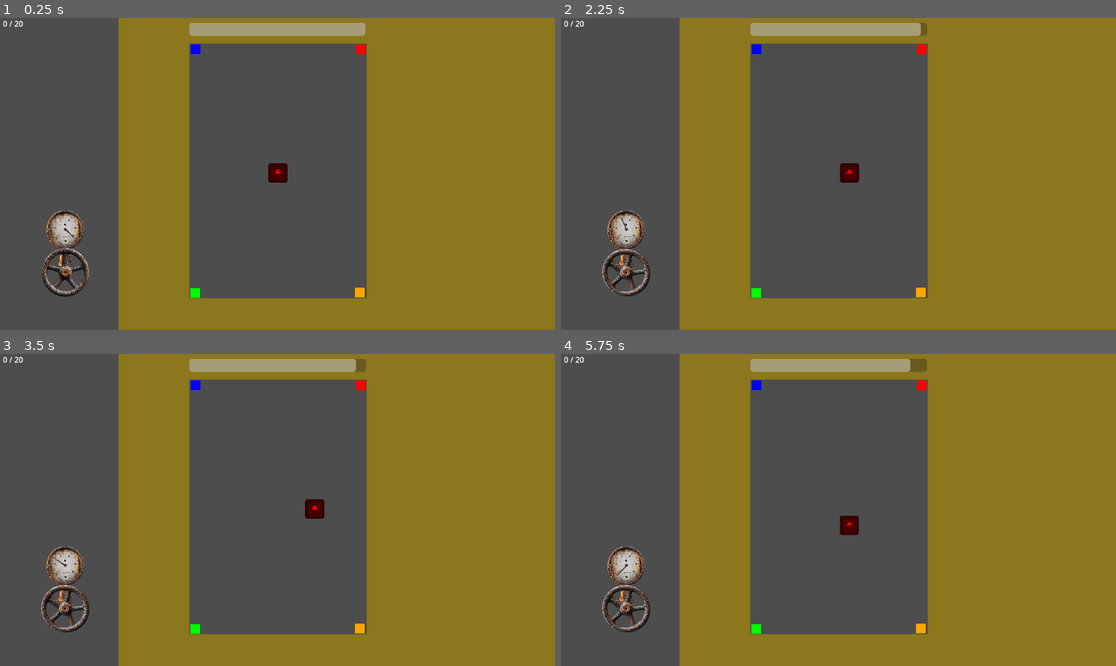
Above: before the commit, frames 1-4 (two rows, left to right).
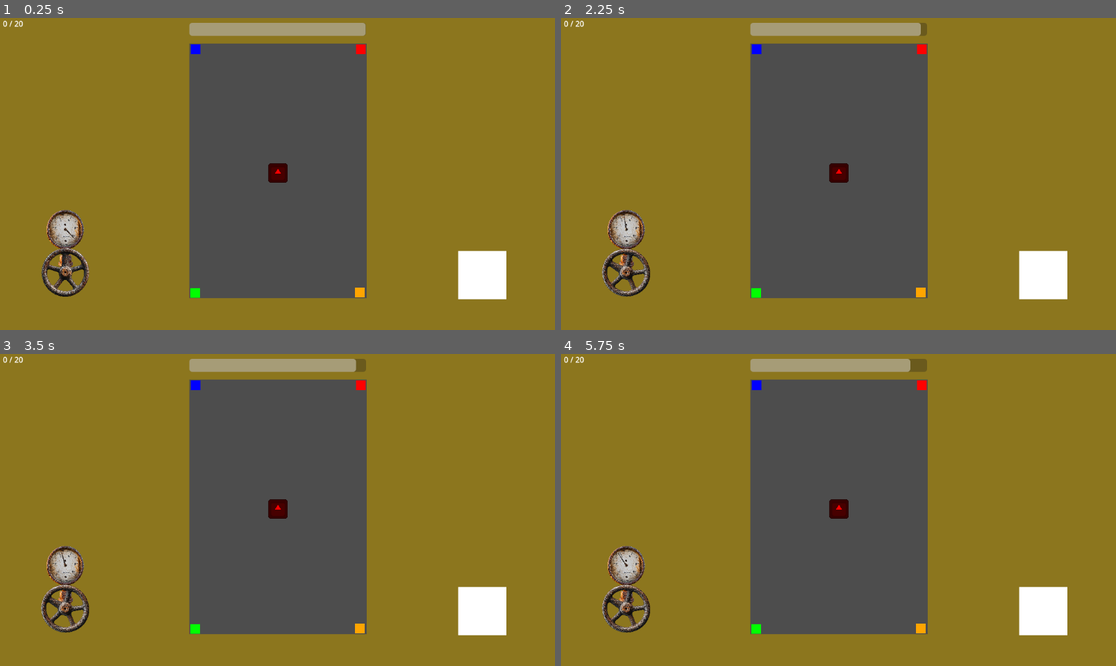
Above: after the commit, the same moments.

Repository: bemotta212/GameJam3
Game: Godot game, scene res://Scenes/level_01.tscn
Same seed, same stepped clock (60 frames per second), same inputs: the game is played once before the commit and once after it. The engine's default icon, where the game draws it, is replaced by a stand-in: a white triangle on a blue panel in a dark square.
Inputs (mouse positions are in pixels of both pictures, inside the frame that each line leads up to):
- Up to frame 1 (0.25 s): no input
- Up to frame 2 (2.25 s): drag from (627, 273) to (755, 49) at 0.52 s; tap Enter at 1.25 s; drag from (727, 189) to (755, 49) at 1.27 s; tap R (Restart, bound only after the commit) at 2 s; move the mouse to (894, 105) at 2.02 s; hold D (Move_right, bound only before the commit) from 2.03 s (still down); click (894, 105) at 2.17 s
- Up to frame 3 (3.5 s): release D (Move_right, bound only before the commit) at 2.75 s; drag from (249, 572) to (360, 385) at 2.77 s
- Up to frame 4 (5.75 s): tap R (Restart, bound only after the commit) at 3.5, 5 s; move the mouse to (1005, 556) at 3.52 s; hold A (Move_left, bound only before the commit) 3.53-4.25 s; click (1005, 556) at 3.67 s; drag from (672, 463) to (755, 628) at 4.27 s; move the mouse to (866, 510) at 5.02 s; hold S (Move_down, bound only before the commit) from 5.03 s (still down); click (866, 510) at 5.17 s

The runs differ from the first frame. In frame 1, 21% of the frame differs, in the area x 0-92%, y 0-100%; in frame 2, 22%; in frame 3, 22%; in frame 4, 22%.

Commit message:
Joystick
O jogador agora controla o personagem usando um joystick virtual com o mouse

Diff:
--- /dev/null
+++ b/iii-game-jam-unisinos/Scenes/dpad.tscn
@@ -0,0 +1,89 @@
+[gd_scene load_steps=6 format=3 uid="uid://dp64ees47b2u1"]
+
+[ext_resource type="Script" path="res://Scripts/D-pad.gd" id="1_glou7"]
+
+[sub_resource type="RectangleShape2D" id="RectangleShape2D_7hgjv"]
+
+[sub_resource type="RectangleShape2D" id="RectangleShape2D_6s73u"]
+
+[sub_resource type="RectangleShape2D" id="RectangleShape2D_w13st"]
+
+[sub_resource type="RectangleShape2D" id="RectangleShape2D_tjaxj"]
+
+[node name="D-pad" type="Node2D"]
+scale = Vector2(2, 2)
+script = ExtResource("1_glou7")
+
+[node name="Up" type="Area2D" parent="."]
+position = Vector2(0, -20)
+
+[node name="CollisionShape2D" type="CollisionShape2D" parent="Up"]
+position = Vector2(0, -10)
+scale = Vector2(1.5, 1.5)
+shape = SubResource("RectangleShape2D_7hgjv")
+
+[node name="Label" type="Label" parent="Up"]
+offset_left = -15.0
+offset_top = -25.0
+offset_right = 15.0
+offset_bottom = 5.0
+text = "^"
+horizontal_alignment = 1
+vertical_alignment = 1
+
+[node name="Down" type="Area2D" parent="."]
+position = Vector2(0, 20)
+
+[node name="CollisionShape2D" type="CollisionShape2D" parent="Down"]
+position = Vector2(0, 10)
+scale = Vector2(1.5, 1.5)
+shape = SubResource("RectangleShape2D_6s73u")
+
+[node name="Label" type="Label" parent="Down"]
+offset_left = -15.0
+offset_top = -5.0
+offset_right = 15.0
+offset_bottom = 25.0
+text = "v
+"
+horizontal_alignment = 1
+vertical_alignment = 1
+
+[node name="Left" type="Area2D" parent="."]
+position = Vector2(-20, 0)
+
+[node name="CollisionShape2D" type="CollisionShape2D" parent="Left"]
+position = Vector2(-10, 0)
+scale = Vector2(1.5, 1.5)
+shape = SubResource("RectangleShape2D_w13st")
+
+[node name="Label" type="Label" parent="Left"]
+offset_left = -25.0
+offset_top = -15.0
+offset_right = 5.0
+offset_bottom = 15.0
+text = "<"
+horizontal_alignment = 1
+vertical_alignment = 1
+
+[node name="Right" type="Area2D" parent="."]
+position = Vector2(20, 0)
+
+[node name="CollisionShape2D" type="CollisionShape2D" parent="Right"]
+position = Vector2(10, 0)
+scale = Vector2(1.5, 1.5)
+shape = SubResource("RectangleShape2D_tjaxj")
+
+[node name="Label" type="Label" parent="Right"]
+offset_left = -5.0
+offset_top = -15.0
+offset_right = 25.0
+offset_bottom = 15.0
+text = ">"
+horizontal_alignment = 1
+vertical_alignment = 1
+
+[connection signal="input_event" from="Up" to="." method="_on_button_up_input_event"]
+[connection signal="input_event" from="Down" to="." method="_on_button_down_input_event"]
+[connection signal="input_event" from="Left" to="." method="_on_button_left_input_event"]
+[connection signal="input_event" from="Right" to="." method="_on_button_right_input_event"]
--- a/iii-game-jam-unisinos/Scenes/joystick.tscn
+++ b/iii-game-jam-unisinos/Scenes/joystick.tscn
@@ -1,62 +1,25 @@
-[gd_scene format=3 uid="uid://dp64ees47b2u1"]
+[gd_scene load_steps=3 format=3 uid="uid://b2fe7va83dnou"]
 
-[node name="Joystick" type="Control"]
-layout_mode = 3
-anchors_preset = 0
-offset_left = 875.0
-offset_top = 383.0
-offset_right = 999.0
-offset_bottom = 507.0
-scale = Vector2(2, 2)
-mouse_filter = 1
+[ext_resource type="Script" path="res://Scripts/joystick.gd" id="1_ppjvo"]
 
-[node name="Left" type="Button" parent="."]
-layout_mode = 1
-anchors_preset = 4
-anchor_top = 0.5
-anchor_bottom = 0.5
-offset_top = -18.5
-offset_right = 36.0
-offset_bottom = 17.5
-grow_vertical = 2
-action_mode = 0
-text = "<"
+[sub_resource type="RectangleShape2D" id="RectangleShape2D_7ac1u"]
+size = Vector2(100, 100)
 
-[node name="Right" type="Button" parent="."]
-layout_mode = 1
-anchors_preset = 6
-anchor_left = 1.0
-anchor_top = 0.5
-anchor_right = 1.0
-anchor_bottom = 0.5
-offset_left = -36.0
-offset_top = -18.0
-offset_bottom = 18.0
-grow_horizontal = 0
-grow_vertical = 2
-text = ">"
+[node name="Joystick" type="Node2D"]
+script = ExtResource("1_ppjvo")
 
-[node name="Up" type="Button" parent="."]
-layout_mode = 1
-anchors_preset = 5
-anchor_left = 0.5
-anchor_right = 0.5
-offset_left = -18.0
-offset_right = 18.0
-offset_bottom = 36.0
-grow_horizontal = 2
-text = "^"
+[node name="Area2D" type="Area2D" parent="."]
 
-[node name="Down" type="Button" parent="."]
-layout_mode = 1
-anchors_preset = 7
-anchor_left = 0.5
-anchor_top = 1.0
-anchor_right = 0.5
-anchor_bottom = 1.0
-offset_left = -18.0
-offset_top = -36.0
-offset_right = 18.0
-grow_horizontal = 2
-grow_vertical = 0
-text = "v"
+[node name="ColorRect" type="ColorRect" parent="Area2D"]
+offset_left = -50.0
+offset_top = -50.0
+offset_right = 50.0
+offset_bottom = 50.0
+mouse_filter = 2
+
+[node name="CollisionShape2D" type="CollisionShape2D" parent="Area2D"]
+shape = SubResource("RectangleShape2D_7ac1u")
+
+[node name="Marker2D" type="Marker2D" parent="."]
+
+[connection signal="input_event" from="Area2D" to="." method="_on_player_move_joystick"]
--- a/iii-game-jam-unisinos/Scenes/level_01.tscn
+++ b/iii-game-jam-unisinos/Scenes/level_01.tscn
@@ -1,9 +1,10 @@
-[gd_scene load_steps=9 format=3 uid="uid://dyj7c6bvupsv5"]
+[gd_scene load_steps=10 format=3 uid="uid://dyj7c6bvupsv5"]
 
 [ext_resource type="PackedScene" uid="uid://lekbgvvc58t6" path="res://Scenes/jogador.tscn" id="1_skhut"]
 [ext_resource type="PackedScene" uid="uid://chhe4nuh5xtwa" path="res://Scenes/porta.tscn" id="2_cp1n5"]
 [ext_resource type="Script" path="res://Scripts/ui.gd" id="3_1e0is"]
 [ext_resource type="PackedScene" uid="uid://b5aruyah8xm4j" path="res://Scenes/valvula_container.tscn" id="4_ee6e2"]
+[ext_resource type="PackedScene" uid="uid://b2fe7va83dnou" path="res://Scenes/joystick.tscn" id="5_d6bvf"]
 
 [sub_resource type="RectangleShape2D" id="RectangleShape2D_kwles"]
 size = Vector2(91, 616)
@@ -26,10 +27,11 @@
 collision_mask = 2
 
 [node name="ColorRect" type="ColorRect" parent="Paredes/Parede_esquerda"]
-offset_left = 246.0
+offset_left = -124.0
 offset_top = -6.0
 offset_right = 393.0
 offset_bottom = 669.0
+mouse_filter = 2
 color = Color(0.55046, 0.464676, 0.119736, 1)
 
 [node name="CollisionShape2D" type="CollisionShape2D" parent="Paredes/Parede_esquerda"]
@@ -42,8 +44,9 @@
 [node name="ColorRect" type="ColorRect" parent="Paredes/Parede_direita"]
 offset_left = 761.0
 offset_top = -5.0
-offset_right = 1168.0
+offset_right = 1180.0
 offset_bottom = 696.0
+mouse_filter = 2
 color = Color(0.55046, 0.464676, 0.119736, 1)
 
 [node name="CollisionShape2D" type="CollisionShape2D" parent="Paredes/Parede_direita"]
@@ -58,6 +61,7 @@
 offset_top = 582.0
 offset_right = 826.0
 offset_bottom = 665.0
+mouse_filter = 2
 color = Color(0.55046, 0.464676, 0.119736, 1)
 
 [node name="CollisionShape2D" type="CollisionShape2D" parent="Paredes/Parede_baixo"]
@@ -72,6 +76,7 @@
 offset_top = -6.0
 offset_right = 833.0
 offset_bottom = 53.0
+mouse_filter = 2
 color = Color(0.55046, 0.464676, 0.119736, 1)
 
 [node name="CollisionShape2D" type="CollisionShape2D" parent="Paredes/Parede_cima"]
@@ -106,6 +111,7 @@
 [node name="Jogador" parent="." instance=ExtResource("1_skhut")]
 position = Vector2(577, 322)
 max_speed = 200.0
+SPEED = 125.0
 
 [node name="Respawn" type="Marker2D" parent="."]
 position = Vector2(577, 322)
@@ -167,6 +173,9 @@
 [node name="Valvula_container" parent="." instance=ExtResource("4_ee6e2")]
 position = Vector2(136, 529)
 
+[node name="Joystick" parent="." instance=ExtResource("5_d6bvf")]
+position = Vector2(1001, 534)
+
 [connection signal="delivered" from="Jogador" to="UI" method="_on_deviver_made"]
 [connection signal="game_won" from="Jogador" to="UI" method="on_game_won"]
 [connection signal="speed_changed" from="Jogador" to="Valvula_container" method="on_player_speed_change"]
--- /dev/null
+++ b/iii-game-jam-unisinos/Scripts/D-pad.gd
@@ -0,0 +1,52 @@
+extends Node2D
+
+@onready var button_up : Area2D = $Up
+@onready var button_down : Area2D = $Down
+@onready var button_left : Area2D = $Left
+@onready var button_right : Area2D = $Right
+
+var is_holding : bool = false
+var mouse_click : bool = false
+
+
+#Segurando o botão
+func _input(event: InputEvent) -> void:
+	if event is InputEventMouseButton:	#Caso o input seja com o mouse
+		if event.button_index == MOUSE_BUTTON_LEFT:	#Caso o Input seja o botão esquerdo do mouse
+			if event.is_pressed():
+				is_holding = true
+			else:	#Caso o Input não esteja mais sendo pressionado
+				Input.action_release("Move_up")
+				Input.action_release("Move_down")
+				Input.action_release("Move_left")
+				Input.action_release("Move_right")
+				is_holding = false
+				mouse_click = false
+
+
+func _on_button_up_input_event(viewport: Node, event: InputEvent, shape_idx: int) -> void:
+	if event is InputEventMouseButton:	#Caso o input seja com o mouse
+		if event.button_index == MOUSE_BUTTON_LEFT:	#Caso o Input seja o botão esquerdo do mouse
+			if event.is_pressed():
+				Input.action_press("Move_up")
+
+
+func _on_button_down_input_event(viewport: Node, event: InputEvent, shape_idx: int) -> void:
+	if event is InputEventMouseButton:	#Caso o input seja com o mouse
+		if event.button_index == MOUSE_BUTTON_LEFT:	#Caso o Input seja o botão esquerdo do mouse
+			if event.is_pressed():
+				Input.action_press("Move_down")
+
+
+func _on_button_left_input_event(viewport: Node, event: InputEvent, shape_idx: int) -> void:
+	if event is InputEventMouseButton:	#Caso o input seja com o mouse
+		if event.button_index == MOUSE_BUTTON_LEFT:	#Caso o Input seja o botão esquerdo do mouse
+			if event.is_pressed():
+				Input.action_press("Move_left")
+
+
+func _on_button_right_input_event(viewport: Node, event: InputEvent, shape_idx: int) -> void:
+	if event is InputEventMouseButton:	#Caso o input seja com o mouse
+		if event.button_index == MOUSE_BUTTON_LEFT:	#Caso o Input seja o botão esquerdo do mouse
+			if event.is_pressed():
+				Input.action_press("Move_right")
--- a/iii-game-jam-unisinos/Scripts/jogador.gd
+++ b/iii-game-jam-unisinos/Scripts/jogador.gd
@@ -91,7 +91,7 @@
 
 
 func _on_speed_down_timeout() -> void:
-	SPEED -= 10
+	SPEED -= 2
 	if SPEED < min_speed:
 		SPEED = min_speed
 	speed_changed.emit(SPEED, max_speed, min_speed)
--- /dev/null
+++ b/iii-game-jam-unisinos/Scripts/joystick.gd
@@ -0,0 +1,60 @@
+extends Node2D
+
+@onready var area2d : Area2D = $Area2D
+@onready var center : Marker2D = $Marker2D
+
+@export var deadzone : float = 33
+
+var is_holding : bool = false
+var mouse_click : bool = false
+
+
+func _physics_process(delta: float) -> void:
+	if is_holding and mouse_click:	#Caso o jogador esteja mexemndo no joystick
+		#Detecta em qual direção o jogador está segurando o joystick
+
+		#Segurando para os lados
+		var current_mouse_position = get_local_mouse_position()
+		if current_mouse_position.x > center.position.x + deadzone / 2:
+			Input.action_press("Move_right")
+			Input.action_release("Move_left")
+		elif current_mouse_position.x < center.position.x - deadzone / 2:
+			Input.action_press("Move_left")
+			Input.action_release("Move_right")
+		else:
+			Input.action_release("Move_right")
+			Input.action_release("Move_left")
+
+		#Segurando para cima e para baixo
+		if current_mouse_position.y > center.position.y + deadzone / 2:
+			Input.action_press("Move_down")
+			Input.action_release("Move_up")
+		elif current_mouse_position.y < center.position.y - deadzone / 2:
+			Input.action_press("Move_up")
+			Input.action_release("Move_down")
+		else:
+			Input.action_release("Move_up")
+			Input.action_release("Move_down")
+	else:
+		Input.action_release("Move_up")
+		Input.action_release("Move_down")
+		Input.action_release("Move_right")
+		Input.action_release("Move_left")
+
+
+#Segurando o botão
+func _input(event: InputEvent) -> void:
+	if event is InputEventMouseButton:	#Caso o input seja com o mouse
+		if event.button_index == MOUSE_BUTTON_LEFT:	#Caso o Input seja o botão esquerdo do mouse
+			if event.is_pressed():
+				is_holding = true
+			else:	#Caso o Input não esteja mais sendo pressionado
+				is_holding = false
+				mouse_click = false
+
+
+func _on_player_move_joystick(viewport: Node, event: InputEvent, shape_idx: int) -> void:
+	if event is InputEventMouseButton:	#Caso o input seja com o mouse
+		if event.button_index == MOUSE_BUTTON_LEFT:	#Caso o Input seja o botão esquerdo do mouse
+			if event.is_pressed():
+				mouse_click = true
--- a/iii-game-jam-unisinos/Scripts/valvula_de_pressao.gd
+++ b/iii-game-jam-unisinos/Scripts/valvula_de_pressao.gd
@@ -28,7 +28,7 @@
 	if is_dragging == true and mouse_click == true:
 		valve_sprite.look_at(get_global_mouse_position())
 		#Quanto que o jogador rodou a válvula
-		var rotation_change = valve_sprite.global_rotation_degrees - last_rotation_degrees
+		var rotation_change = (valve_sprite.global_rotation_degrees - last_rotation_degrees) / 2
 		#Impede o jogador de rodar a válvula ao contrário
 		if rotation_change < 0:
 			rotation_change = 0
--- a/iii-game-jam-unisinos/project.godot
+++ b/iii-game-jam-unisinos/project.godot
@@ -23,27 +23,24 @@
 
 Move_up={
 "deadzone": 0.5,
-"events": [Object(InputEventKey,"resource_local_to_scene":false,"resource_name":"","device":-1,"window_id":0,"alt_pressed":false,"shift_pressed":false,"ctrl_pressed":false,"meta_pressed":false,"pressed":false,"keycode":0,"physical_keycode":87,"key_label":0,"unicode":119,"location":0,"echo":false,"script":null)
-]
+"events": []
 }
 Move_down={
 "deadzone": 0.5,
-"events": [Object(InputEventKey,"resource_local_to_scene":false,"resource_name":"","device":-1,"window_id":0,"alt_pressed":false,"shift_pressed":false,"ctrl_pressed":false,"meta_pressed":false,"pressed":false,"keycode":0,"physical_keycode":83,"key_label":0,"unicode":115,"location":0,"echo":false,"script":null)
-]
+"events": []
 }
 Move_left={
 "deadzone": 0.5,
-"events": [Object(InputEventKey,"resource_local_to_scene":false,"resource_name":"","device":-1,"window_id":0,"alt_pressed":false,"shift_pressed":false,"ctrl_pressed":false,"meta_pressed":false,"pressed":false,"keycode":0,"physical_keycode":65,"key_label":0,"unicode":97,"location":0,"echo":false,"script":null)
-]
+"events": []
 }
 Move_right={
 "deadzone": 0.5,
-"events": [Object(InputEventKey,"resource_local_to_scene":false,"resource_name":"","device":-1,"window_id":0,"alt_pressed":false,"shift_pressed":false,"ctrl_pressed":false,"meta_pressed":false,"pressed":false,"keycode":0,"physical_keycode":68,"key_label":0,"unicode":100,"location":0,"echo":false,"script":null)
-]
+"events": []
 }
 Restart={
 "deadzone": 0.5,
-"events": []
+"events": [Object(InputEventKey,"resource_local_to_scene":false,"resource_name":"","device":-1,"window_id":0,"alt_pressed":false,"shift_pressed":false,"ctrl_pressed":false,"meta_pressed":false,"pressed":false,"keycode":0,"physical_keycode":82,"key_label":0,"unicode":114,"location":0,"echo":false,"script":null)
+]
 }
 
 [layer_names]
Not shown, added: iii-game-jam-unisinos/Assets/Textures/chao.jpg.import
